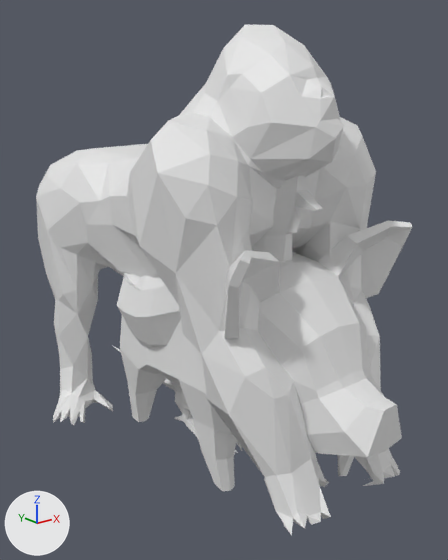
What one commit did to the OBJ model final_project4/Assets/Mesh/Gorilla/Walk/Gorilla_000008.obj.
Rendered twice from a camera (50 mm lens) standing at (-1.98, -2.57, 1.97) and looking at (0.03, -0.05, 0.97). Every picture has the same lights, and +X, +Y and +Z are marked at lower left. Where no turn or scale is listed for an object, it has been applied to the vertices.

Objects in the first picture: '10664_Gorilla_v2', 'Chicken', 'grp1_Mesh', 'pig'.
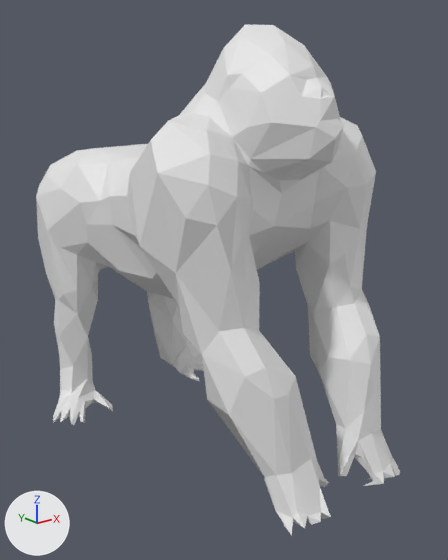
What differs and where, as boxes [x1, y1, x2, y2] in the pictures (448 x 560 px):
'pig', deleted: before [120, 221, 412, 491]
'Chicken', deleted: before [117, 176, 323, 438]
'grp1_Mesh', deleted: before [112, 345, 243, 455]

The change, as a list of edits to the scene's bpy script:
```text
Remove ob_chicken:
    ob_chicken = bpy.data.objects.new('Chicken', me_chicken)
    ob_chicken.location = (0.0, 0.0, 0.0)
Remove ob_grp1_mesh:
    ob_grp1_mesh = bpy.data.objects.new('grp1_Mesh', me_grp1_mesh)
    ob_grp1_mesh.location = (0.0, 0.0, 0.0)
Remove ob_pig:
    ob_pig = bpy.data.objects.new('pig', me_pig)
    ob_pig.location = (0.0, 0.0, 0.0)
```
